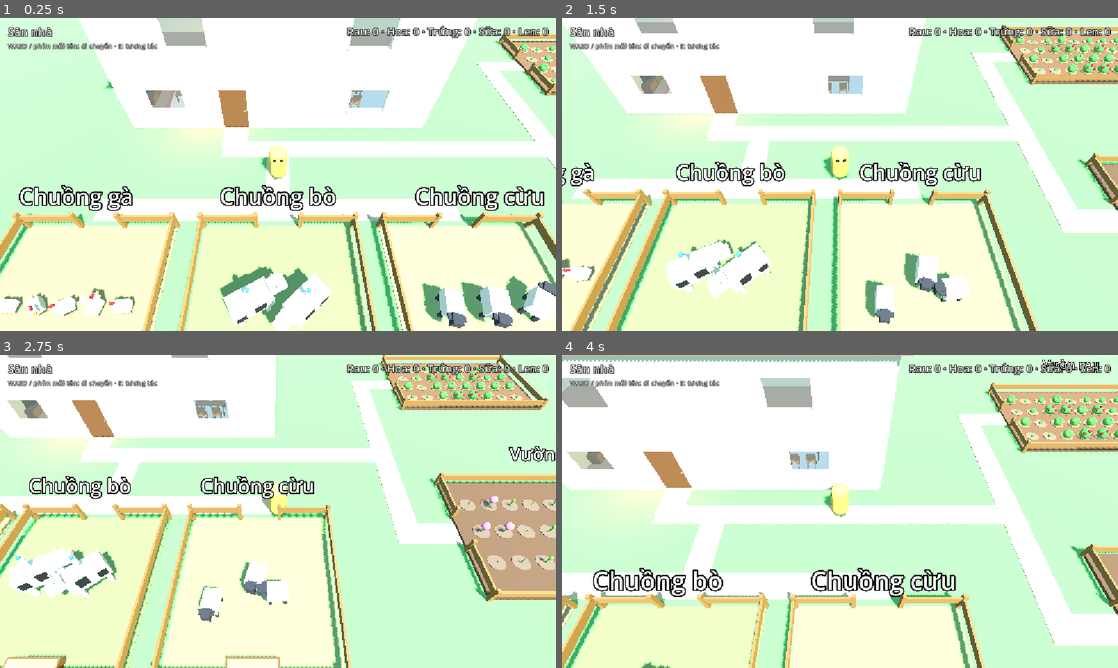
Above: before the commit, frames 1-4 (two rows, left to right).
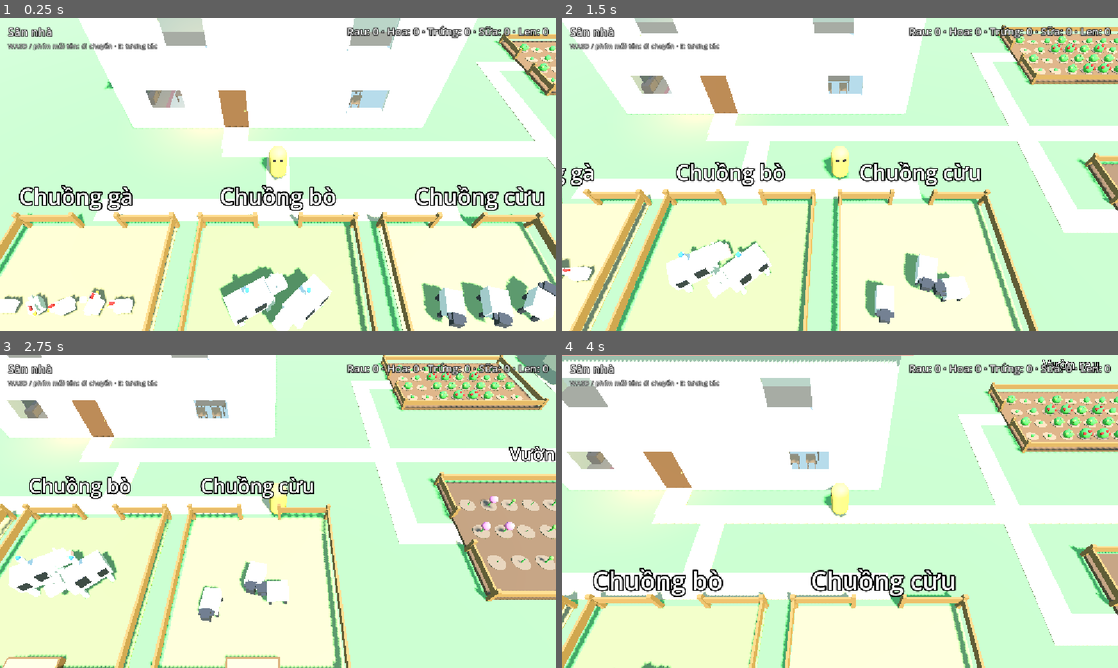
Above: after the commit, the same moments.

Repository: NguyenvantuanT/game-test
Game: Godot game, scene res://scenes/world.tscn
Two runs of this game, one before a commit and one after it. Both use one fixed random seed, a clock stepped at 60 frames per second and the inputs below.
Inputs:
- Up to frame 1 (0.25 s): no input
- Up to frame 2 (1.5 s): hold D (move_right) 0.53-1.28 s; hold E (interact) 0.53-1.28 s; tap 1 at 0.8, 1.35 s; hold S (move_down) from 1.28 s (still down)
- Up to frame 3 (2.75 s): tap 9 at 1.55, 2.1 s; release S (move_down) at 2.03 s; hold D (move_right) from 2.03 s (still down); hold E (interact) from 2.03 s (still down)
- Up to frame 4 (4 s): release D (move_right) at 2.78 s; release E (interact) at 2.78 s; hold W (move_up) 2.78-3.53 s; tap E (interact) at 2.85 s; tap 1 at 3.05, 3.6 s; hold A (move_left) from 3.53 s (still down); tap 9 at 3.8 s

The runs differ from the first frame. In frame 1, less than 0.1% of the frame differs, in the area x 89-91%, y 24-25%; in frame 2, 0.7%; in frame 3, 1.5%, in the area x 11-100%, y 0-100%; in frame 4, 1.0%.

Commit message:
feat: xóm hàng xóm — 2 nhà, người đi lại, hội thoại rẽ nhánh có lựa chọn
- Map rộng thêm về phía đông (40 → 56 m), đường chính nối qua giữa 2 vườn tới xóm
- NeighborHome (NamedArea @tool): sân, nhà kín, biển tên, 1 Neighbor đi lại trong sân trước
- Hội thoại viết sẵn, không AI: Dialogues (kịch bản + problems()), DialogueBox trong HUD;
  chọn bằng phím 1–4 / chuột / mũi tên + E / Enter, Esc thoát; Player và người đứng yên khi nói
- Docs: ARCHITECTURE, README, tech-debt; 2 plan đã đóng kèm kết quả evaluator

Co-Authored-By: Claude Opus 5.5 <noreply@anthropic.com>

Diff:
--- /dev/null
+++ b/scenes/neighbor_home.tscn
@@ -0,0 +1,9 @@
+[gd_scene load_steps=2 format=3]
+
+[ext_resource type="Script" path="res://scripts/neighbor_home.gd" id="1_neighbor_home"]
+
+[node name="NeighborHome" type="Area3D"]
+collision_layer = 0
+collision_mask = 2
+monitorable = false
+script = ExtResource("1_neighbor_home")
--- a/scenes/world.tscn
+++ b/scenes/world.tscn
@@ -1,10 +1,12 @@
-[gd_scene load_steps=16 format=3]
+[gd_scene load_steps=18 format=3]
 
 [ext_resource type="Script" path="res://scripts/world.gd" id="1_world"]
 [ext_resource type="PackedScene" path="res://scenes/house.tscn" id="2_house"]
 [ext_resource type="PackedScene" path="res://scenes/garden.tscn" id="3_garden"]
 [ext_resource type="PackedScene" path="res://scenes/player.tscn" id="4_player"]
 [ext_resource type="PackedScene" path="res://scenes/pen.tscn" id="5_pen"]
+[ext_resource type="PackedScene" path="res://scenes/neighbor_home.tscn" id="6_neighbor_home"]
+[ext_resource type="Script" path="res://scripts/dialogue_box.gd" id="7_dialogue_box"]
 
 [sub_resource type="ProceduralSkyMaterial" id="SkyMat"]
 sky_top_color = Color(0.38, 0.6, 0.88, 1)
@@ -23,7 +25,7 @@
 ssao_enabled = true
 
 [sub_resource type="BoxShape3D" id="BoxShape3D_ground"]
-size = Vector3(40, 1, 25)
+size = Vector3(56, 1, 25)
 
 [sub_resource type="StandardMaterial3D" id="Mat_grass"]
 albedo_color = Color(0.42, 0.68, 0.32, 1)
@@ -31,7 +33,7 @@
 
 [sub_resource type="BoxMesh" id="BoxMesh_ground"]
 material = SubResource("Mat_grass")
-size = Vector3(70, 1, 55)
+size = Vector3(86, 1, 55)
 
 [sub_resource type="StandardMaterial3D" id="Mat_path"]
 albedo_color = Color(0.82, 0.72, 0.5, 1)
@@ -54,7 +56,7 @@
 directional_shadow_max_distance = 60.0
 
 [node name="Ground" type="StaticBody3D" parent="."]
-position = Vector3(20, -0.5, 12.5)
+position = Vector3(28, -0.5, 12.5)
 collision_layer = 1
 collision_mask = 0
 
@@ -92,6 +94,10 @@
 
 [node name="FarmLane" type="MeshInstance3D" parent="Paths"]
 transform = Transform3D(14, 0, 0, 0, 1, 0, 0, 0, 1, 10.5, 0.01, 16.75)
+mesh = SubResource("BoxMesh_path")
+
+[node name="ToNeighbors" type="MeshInstance3D" parent="Paths"]
+transform = Transform3D(30.5, 0, 0, 0, 1, 0, 0, 0, 1, 38.75, 0.01, 13.5)
 mesh = SubResource("BoxMesh_path")
 
 [node name="House" parent="." instance=ExtResource("2_house")]
@@ -130,6 +136,23 @@
 display_name = "Chuồng cừu"
 animal_kind = 2
 floor_color = Color(0.55, 0.62, 0.33, 1)
+
+[node name="Neighbors" type="Node3D" parent="."]
+
+[node name="BaHome" parent="Neighbors" instance=ExtResource("6_neighbor_home")]
+position = Vector3(39.5, 0, 7.5)
+display_name = "Nhà bác Ba"
+size = Vector2(9, 10)
+dialogue_id = "ba"
+
+[node name="LanHome" parent="Neighbors" instance=ExtResource("6_neighbor_home")]
+position = Vector3(49.5, 0, 7.5)
+display_name = "Nhà cô Lan"
+size = Vector2(9, 10)
+wall_color = Color(0.82, 0.88, 0.92, 1)
+roof_color = Color(0.3, 0.42, 0.6, 1)
+shirt_color = Color(0.85, 0.35, 0.45, 1)
+dialogue_id = "lan"
 
 [node name="Player" parent="." instance=ExtResource("4_player")]
 position = Vector3(10.5, 0, 15)
@@ -195,3 +218,18 @@
 theme_override_font_sizes/font_size = 22
 text = "Rau: 0 · Hoa: 0 · Trứng: 0 · Sữa: 0 · Len: 0"
 horizontal_alignment = 2
+
+[node name="DialogueBox" type="PanelContainer" parent="HUD"]
+unique_name_in_owner = true
+anchors_preset = 7
+anchor_left = 0.5
+anchor_top = 1.0
+anchor_right = 0.5
+anchor_bottom = 1.0
+offset_left = -380.0
+offset_top = -40.0
+offset_right = 380.0
+offset_bottom = -24.0
+grow_horizontal = 2
+grow_vertical = 0
+script = ExtResource("7_dialogue_box")
--- /dev/null
+++ b/scripts/dialogue_box.gd
@@ -0,0 +1,135 @@
+class_name DialogueBox
+extends PanelContainer
+## Hộp hội thoại dưới màn hình: tên người nói, câu nói, các lựa chọn đánh số. Chọn bằng phím số,
+## chuột, hoặc mũi tên + E / Enter; Esc thôi nói chuyện bất cứ lúc nào. `open()` bắt đầu ở
+## `Dialogues.START`; lựa chọn trỏ tới `Dialogues.END` thì đóng, trả người hàng xóm về đi lại
+## và báo `closed`.
+
+signal closed
+
+const SPEAKER_COLOR: Color = Color(1.0, 0.85, 0.4)
+const PANEL_COLOR: Color = Color(0.08, 0.08, 0.1, 0.85)
+const HINT_TEXT: String = "1–4 / E: chọn  ·  Esc: thôi nói chuyện"
+const HINT_COLOR: Color = Color(1.0, 1.0, 1.0, 0.6)
+
+## Nút kịch bản đang hiện ("" = đang đóng).
+var current: String = ""
+
+var _neighbor: Neighbor = null
+var _nodes: Dictionary = {}
+var _speaker: Label = null
+var _text: Label = null
+var _options: VBoxContainer = null
+
+
+func _ready() -> void:
+	visible = false
+	var panel := StyleBoxFlat.new()
+	panel.bg_color = PANEL_COLOR
+	panel.set_corner_radius_all(8)
+	panel.set_content_margin_all(16)
+	add_theme_stylebox_override("panel", panel)
+	var box := VBoxContainer.new()
+	box.add_theme_constant_override("separation", 8)
+	add_child(box)
+	_speaker = Label.new()
+	_speaker.add_theme_color_override("font_color", SPEAKER_COLOR)
+	_speaker.add_theme_font_size_override("font_size", 20)
+	box.add_child(_speaker)
+	_text = Label.new()
+	_text.autowrap_mode = TextServer.AUTOWRAP_WORD_SMART
+	_text.add_theme_font_size_override("font_size", 22)
+	box.add_child(_text)
+	_options = VBoxContainer.new()
+	box.add_child(_options)
+	var hint := Label.new()
+	hint.text = HINT_TEXT
+	hint.horizontal_alignment = HORIZONTAL_ALIGNMENT_RIGHT
+	hint.add_theme_color_override("font_color", HINT_COLOR)
+	hint.add_theme_font_size_override("font_size", 14)
+	box.add_child(hint)
+
+
+## Mở kịch bản của `neighbor`; false nếu đang mở sẵn hoặc không có kịch bản.
+func open(neighbor: Neighbor) -> bool:
+	if visible:
+		return false
+	if not Dialogues.ALL.has(neighbor.dialogue_id):
+		push_error("Không có kịch bản '%s'" % neighbor.dialogue_id)
+		return false
+	var script_data: Dictionary = Dialogues.ALL[neighbor.dialogue_id]
+	_neighbor = neighbor
+	_neighbor.talking = true
+	_nodes = script_data["nodes"]
+	_speaker.text = script_data["speaker"]
+	visible = true
+	_show(Dialogues.START)
+	return true
+
+
+## Chọn lựa chọn thứ `index` (0 = đầu tiên) của nút đang hiện.
+func choose(index: int) -> void:
+	if current.is_empty():
+		return
+	var options: Array = _nodes[current]["options"]
+	if index < 0 or index >= options.size():
+		return
+	var next: String = options[index][1]
+	if next == Dialogues.END:
+		_close()
+	else:
+		_show(next)
+
+
+func _unhandled_input(event: InputEvent) -> void:
+	if not visible:
+		return
+	var key := event as InputEventKey
+	var digit := -1 if key == null or not key.pressed or key.echo else _digit(key)
+	if digit >= 0 and digit < Dialogues.MAX_OPTIONS:
+		choose(digit)
+		get_viewport().set_input_as_handled()
+	elif event.is_action_pressed(&"ui_cancel"):
+		_close()
+		get_viewport().set_input_as_handled()
+	elif event.is_action_pressed(&"interact"):
+		# E = bấm nút đang chọn (Enter / Space đã có sẵn qua ui_accept).
+		var focused := get_viewport().gui_get_focus_owner() as Button
+		if focused != null and focused.get_parent() == _options:
+			focused.pressed.emit()
+		get_viewport().set_input_as_handled()
+
+
+func _show(id: String) -> void:
+	current = id
+	var node: Dictionary = _nodes[id]
+	_text.text = node["text"]
+	for child: Node in _options.get_children():
+		_options.remove_child(child)
+		child.queue_free()
+	var options: Array = node["options"]
+	for i in options.size():
+		var button := Button.new()
+		button.text = "%d. %s" % [i + 1, options[i][0]]
+		button.alignment = HORIZONTAL_ALIGNMENT_LEFT
+		button.add_theme_font_size_override("font_size", 20)
+		button.pressed.connect(choose.bind(i))
+		_options.add_child(button)
+	(_options.get_child(0) as Button).grab_focus()
+
+
+func _close() -> void:
+	current = ""
+	visible = false
+	_neighbor.talking = false
+	_neighbor = null
+	closed.emit()
+
+
+## Phím số hàng trên (theo vị trí, đúng cả bàn phím AZERTY) hoặc numpad → 0..8; -1 nếu không.
+static func _digit(key: InputEventKey) -> int:
+	if key.physical_keycode >= KEY_1 and key.physical_keycode <= KEY_9:
+		return key.physical_keycode - KEY_1
+	if key.keycode >= KEY_KP_1 and key.keycode <= KEY_KP_9:
+		return key.keycode - KEY_KP_1
+	return -1
--- /dev/null
+++ b/scripts/dialogues.gd
@@ -0,0 +1,172 @@
+class_name Dialogues
+extends RefCounted
+## Kịch bản hội thoại của hàng xóm — viết sẵn, không dùng AI. Mỗi kịch bản có tên người nói và
+## các nút; nút = câu người đó nói + 1..MAX_OPTIONS lựa chọn [câu của Player, nút tiếp theo].
+## Bắt đầu ở nút START; lựa chọn trỏ tới END thì kết thúc. Thêm hàng xóm: thêm 1 mục vào ALL
+## rồi đặt `dialogue_id` của NeighborHome. Sai tên nút → `problems()` báo (World kiểm lúc debug).
+
+const START: String = "start"
+const END: String = ""
+const MAX_OPTIONS: int = 4  ## Phím số 1..4.
+
+const ALL: Dictionary = {
+	"ba":
+	{
+		"speaker": "Bác Ba",
+		"nodes":
+		{
+			"start":
+			{
+				"text": "Chào cháu! Hôm nay sang chơi à?",
+				"options":
+				[
+					["Dạ, cháu sang hỏi thăm bác.", "greet"],
+					["Bác ơi, làm sao cho rau lớn nhanh?", "garden"],
+					["Gà nhà bác dạo này thế nào ạ?", "chickens"],
+					["Cháu chào bác, cháu về ạ.", END],
+				],
+			},
+			"greet":
+			{
+				"text": "Bác vẫn khoẻ, cảm ơn cháu. Cháu ở một mình có buồn không?",
+				"options":
+				[
+					["Không ạ, cháu bận làm vườn cả ngày.", "busy"],
+					["Cũng hơi buồn bác ạ.", "lonely"],
+				],
+			},
+			"busy":
+			{
+				"text": "Chăm chỉ thế là tốt. Có gì cần cứ sang hỏi bác nhé.",
+				"options": [["Dạ, cháu hỏi chuyện khác ạ.", "start"], ["Vâng, cháu về ạ.", END]],
+			},
+			"lonely":
+			{
+				"text": "Thế chiều nào rảnh thì sang đây uống trà với bác.",
+				"options":
+				[
+					["Dạ, nhất định rồi ạ!", "start"],
+					["Cháu cảm ơn bác, cháu về ạ.", END],
+				],
+			},
+			"garden":
+			{
+				"text": "Cây chỉ lớn khi đất ẩm. Tưới xong bón phân thì lớn nhanh gấp đôi.",
+				"options":
+				[
+					["Bao lâu thì phải tưới lại ạ?", "water"],
+					["Cháu hiểu rồi, cảm ơn bác.", "start"],
+				],
+			},
+			"water":
+			{
+				"text": "Mỗi lần tưới giữ ẩm chừng nửa phút. Thấy đất nhạt màu là tưới tiếp.",
+				"options": [["Dạ, cháu nhớ rồi.", "start"], ["Cháu về tưới cây đây ạ.", END]],
+			},
+			"chickens":
+			{
+				"text": "Gà bác dạo này lười đẻ quá. Nhà cháu có cho gà ăn đều không?",
+				"options":
+				[
+					["Ngày nào cháu cũng cho ăn ạ.", "eggs"],
+					["Thỉnh thoảng cháu quên bác ạ.", "forget"],
+				],
+			},
+			"eggs":
+			{
+				"text": "Giỏi! Cho ăn xong chừng nửa phút là có trứng nhặt rồi.",
+				"options": [["Dạ.", "start"], ["Cháu về nhặt trứng đây ạ.", END]],
+			},
+			"forget":
+			{
+				"text": "Đói thì chúng nó không đẻ đâu. Nhớ ghé chuồng thường xuyên nhé.",
+				"options":
+				[
+					["Vâng ạ, cháu sẽ nhớ.", "start"],
+					["Cháu về cho gà ăn ngay đây ạ.", END],
+				],
+			},
+		},
+	},
+	"lan":
+	{
+		"speaker": "Cô Lan",
+		"nodes":
+		{
+			"start":
+			{
+				"text": "Ơ, cháu sang chơi à? Vào sân ngồi đã.",
+				"options":
+				[
+					["Cô đang nấu gì mà thơm thế ạ?", "cook"],
+					["Hoa nhà cháu nở rồi đấy cô.", "flowers"],
+					["Cháu chỉ ghé qua chào cô thôi ạ.", END],
+				],
+			},
+			"cook":
+			{
+				"text": "Cô nấu nồi chè đậu đen. Cháu ăn một bát không?",
+				"options":
+				[
+					["Dạ, cháu xin một bát ạ!", "che_yes"],
+					["Thôi cô ạ, cháu vừa ăn no.", "che_no"],
+				],
+			},
+			"che_yes":
+			{
+				"text": "Đây, ăn đi cho mát. Lần sau cô nấu chè hạt sen.",
+				"options":
+				[
+					["Ngon quá, cháu cảm ơn cô!", "start"],
+					["Cháu ăn xong rồi, cháu về ạ.", END],
+				],
+			},
+			"che_no":
+			{
+				"text": "Ừ, lúc nào đói thì sang nhé, cô để phần.",
+				"options": [["Vâng ạ.", "start"], ["Cháu chào cô, cháu về ạ.", END]],
+			},
+			"flowers":
+			{
+				"text": "Thật à? Cô thích hoa lắm. Cho cô xin một cành được không?",
+				"options":
+				[
+					["Được ạ, lát cháu mang sang.", "gift"],
+					["Để hoa nở thêm rồi cháu hái cô nhé.", "later"],
+				],
+			},
+			"gift":
+			{
+				"text": "Cháu ngoan quá! Cô cảm ơn nhé.",
+				"options": [["Có gì đâu cô.", "start"], ["Cháu về hái hoa cho cô đây.", END]],
+			},
+			"later":
+			{
+				"text": "Ừ, không vội đâu cháu.",
+				"options": [["Dạ.", "start"], ["Cháu chào cô, cháu về ạ.", END]],
+			},
+		},
+	},
+}
+
+
+## Lỗi trong kịch bản (thiếu nút START, nút không có câu / lựa chọn, lựa chọn trỏ tới nút
+## không có). Rỗng = ổn.
+static func problems() -> PackedStringArray:
+	var found := PackedStringArray()
+	for id: String in ALL:
+		var nodes: Dictionary = ALL[id].get("nodes", {})
+		if not nodes.has(START):
+			found.append("%s: thiếu nút '%s'" % [id, START])
+		for key: String in nodes:
+			var node: Dictionary = nodes[key]
+			var options: Array = node.get("options", [])
+			if str(node.get("text", "")).is_empty():
+				found.append("%s/%s: thiếu câu nói" % [id, key])
+			if options.is_empty() or options.size() > MAX_OPTIONS:
+				found.append("%s/%s: cần 1..%d lựa chọn" % [id, key, MAX_OPTIONS])
+			for option: Array in options:
+				var next: String = option[1]
+				if next != END and not nodes.has(next):
+					found.append("%s/%s: lựa chọn trỏ tới nút không có '%s'" % [id, key, next])
+	return found
--- a/scripts/mesh_kit.gd
+++ b/scripts/mesh_kit.gd
@@ -41,6 +41,13 @@
 	return _add(parent, mesh, center, color)
 
 
+## Lăng trụ tam giác (mái nhà): tam giác trên mặt XY, đỉnh ở giữa cạnh trên, kéo dài theo Z.
+static func prism(parent: Node, size: Vector3, center: Vector3, color: Color) -> MeshInstance3D:
+	var mesh := PrismMesh.new()
+	mesh.size = size
+	return _add(parent, mesh, center, color)
+
+
 static func sphere(parent: Node, radius: float, center: Vector3, color: Color) -> MeshInstance3D:
 	var mesh := SphereMesh.new()
 	mesh.radius = radius
--- /dev/null
+++ b/scripts/neighbor.gd
@@ -0,0 +1,116 @@
+@tool
+class_name Neighbor
+extends CharacterBody3D
+## Người hàng xóm: đi lại trong `bounds` (sân trước) rồi nghỉ. Bấm E → báo `talk_requested`;
+## World mở hộp thoại theo kịch bản `dialogue_id` (xem `Dialogues`) và bật `talking` để người
+## đứng lại cho tới khi đóng. Gốc = chân trên mặt đất, mặt trước hướng +Z. NeighborHome tạo
+## qua `setup()`.
+
+signal talk_requested(neighbor: Neighbor)
+
+const TALK_PROMPT: String = "Nói chuyện"
+const SPEED: float = 1.0
+## Hộp va chạm (rộng X, cao Y, dài Z).
+const BODY_SIZE: Vector3 = Vector3(0.5, 1.7, 0.4)
+const LAYER: int = 1  ## world: Player bị người chặn, như con vật.
+const MASK: int = 1 | 2  ## nhà, biên, Player.
+const ARRIVE_DISTANCE: float = 0.15
+const STUCK_SLACK: float = 1.5  ## Giây dư so với thời gian đi tới đích, quá thì coi là kẹt.
+const REST_TIME: Vector2 = Vector2(2.0, 5.0)
+const TURN_SPEED: float = 8.0
+const SKIN: Color = Color(0.94, 0.78, 0.62)
+const HAIR: Color = Color(0.15, 0.12, 0.1)
+const PANTS: Color = Color(0.25, 0.27, 0.35)
+
+## Khoá trong `Dialogues.ALL`.
+var dialogue_id: String = ""
+## Vùng được đi (toạ độ local của node cha, x → X, y → Z).
+var bounds: Rect2 = Rect2()
+## Đang nói chuyện với Player: đứng yên.
+var talking: bool = false
+
+var _rng: RandomNumberGenerator = RandomNumberGenerator.new()
+var _target: Vector3 = Vector3.ZERO
+var _rest_left: float = 0.0
+var _walk_time: float = 0.0
+var _walk_limit: float = 0.0
+
+
+func _ready() -> void:
+	# Chỉ chạy sau `setup()` (đã có hình) và không chạy trong editor.
+	set_physics_process(false)
+
+
+## Dựng hình + vị trí nghỉ ban đầu ngẫu nhiên (theo `seed_value`, lặp lại được).
+func setup(script_id: String, walk_bounds: Rect2, shirt_color: Color, seed_value: int) -> void:
+	dialogue_id = script_id
+	bounds = walk_bounds
+	_rng.seed = seed_value
+	collision_layer = LAYER
+	collision_mask = MASK
+	motion_mode = CharacterBody3D.MOTION_MODE_FLOATING
+	MeshKit.collider(self, BODY_SIZE, Vector3(0.0, BODY_SIZE.y / 2.0 + 0.05, 0.0))
+	_build_model(shirt_color)
+	rotation.y = _rng.randf() * TAU
+	_rest_left = _rng.randf_range(0.0, REST_TIME.y)
+	_pick_target()
+	if not Engine.is_editor_hint():
+		var reach := BODY_SIZE + Vector3(0.8, 0.2, 0.8)
+		var interactable := Interactable.create(
+			self, reach, Vector3(0.0, reach.y / 2.0, 0.0), TALK_PROMPT
+		)
+		interactable.interacted.connect(func() -> void: talk_requested.emit(self))
+		set_physics_process(true)
+
+
+func _physics_process(delta: float) -> void:
+	velocity = Vector3.ZERO
+	if talking:
+		return
+	if _rest_left > 0.0:
+		_rest_left -= delta
+		return
+	var to_target := _target - position
+	to_target.y = 0.0
+	if to_target.length() < ARRIVE_DISTANCE or _walk_time > _walk_limit:
+		_rest_left = _rng.randf_range(REST_TIME.x, REST_TIME.y)
+		_pick_target()
+		return
+	_walk_time += delta
+	var direction := to_target.normalized()
+	# `direction` ở toạ độ của nhà; velocity cần hướng global (nhà có thể bị xoay).
+	var home_basis := (get_parent() as Node3D).global_basis
+	velocity = home_basis * direction * SPEED
+	move_and_slide()
+	# Kẹp trong sân: bị Player đẩy cũng không ra khỏi sân.
+	position = Vector3(
+		clampf(position.x, bounds.position.x, bounds.end.x),
+		0.0,
+		clampf(position.z, bounds.position.y, bounds.end.y)
+	)
+	rotation.y = lerp_angle(rotation.y, atan2(direction.x, direction.z), TURN_SPEED * delta)
+
+
+func _pick_target() -> void:
+	_walk_time = 0.0
+	_target = Vector3(
+		_rng.randf_range(bounds.position.x, bounds.end.x),
+		0.0,
+		_rng.randf_range(bounds.position.y, bounds.end.y)
+	)
+	_walk_limit = position.distance_to(_target) / SPEED + STUCK_SLACK
+
+
+func _build_model(shirt_color: Color) -> void:
+	var model := Node3D.new()
+	model.name = "Model"
+	add_child(model)
+	for side: float in [-1.0, 1.0]:
+		MeshKit.box(model, Vector3(0.16, 0.8, 0.2), Vector3(side * 0.11, 0.4, 0.0), PANTS)
+		MeshKit.box(model, Vector3(0.1, 0.6, 0.14), Vector3(side * 0.29, 1.12, 0.0), shirt_color)
+		MeshKit.box(model, Vector3(0.09, 0.1, 0.1), Vector3(side * 0.29, 0.77, 0.0), SKIN)  # tay
+		MeshKit.box(model, Vector3(0.05, 0.05, 0.02), Vector3(side * 0.07, 1.58, 0.15), HAIR)  # mắt
+	MeshKit.box(model, Vector3(0.46, 0.62, 0.26), Vector3(0.0, 1.11, 0.0), shirt_color)
+	MeshKit.box(model, Vector3(0.28, 0.3, 0.28), Vector3(0.0, 1.57, 0.0), SKIN)
+	MeshKit.box(model, Vector3(0.3, 0.1, 0.3), Vector3(0.0, 1.74, -0.01), HAIR)
+	MeshKit.box(model, Vector3(0.3, 0.2, 0.06), Vector3(0.0, 1.62, -0.14), HAIR)
--- /dev/null
+++ b/scripts/neighbor_home.gd
@@ -0,0 +1,150 @@
+@tool
+class_name NeighborHome
+extends NamedArea
+## Nhà hàng xóm: khoảnh sân `size`, căn nhà kín (không vào được) ở nửa sau sân, biển tên trên
+## mái và một `Neighbor` đi lại trong sân trước (bấm E → `talk_requested`, World mở hội thoại).
+## Gốc = tâm sân trên mặt đất, mặt trước (cửa) hướng +Z — xoay node để quay ra đường.
+## Hình sinh trong code theo export.
+
+signal talk_requested(neighbor: Neighbor)
+
+const TRIGGER_HEIGHT: float = 3.0
+const YARD_HEIGHT: float = 0.02
+const HOUSE_SIZE: Vector3 = Vector3(6.0, 2.8, 4.5)
+const ROOF_HEIGHT: float = 1.4
+const ROOF_OVERHANG: float = 0.3
+const BACK_MARGIN: float = 1.0  ## Sân sau nhà.
+const WALK_MARGIN: float = 0.6  ## Khoảng người đi cách nhà và mép sân.
+const MIN_SIZE: Vector2 = Vector2(7.0, 9.0)
+const DOOR_SIZE: Vector2 = Vector2(1.0, 2.0)
+const WINDOW_SIZE: Vector2 = Vector2(1.0, 0.9)
+const DOOR_COLOR: Color = Color(0.45, 0.28, 0.15)
+const GLASS_COLOR: Color = Color(0.6, 0.82, 0.95)
+
+@export var size: Vector2 = Vector2(10.0, 10.0):
+	set(value):
+		size = value.max(MIN_SIZE)
+		_rebuild()
+@export var yard_color: Color = Color(0.62, 0.58, 0.4):
+	set(value):
+		yard_color = value
+		_rebuild()
+@export var wall_color: Color = Color(0.9, 0.84, 0.66):
+	set(value):
+		wall_color = value
+		_rebuild()
+@export var roof_color: Color = Color(0.7, 0.3, 0.2):
+	set(value):
+		roof_color = value
+		_rebuild()
+@export var shirt_color: Color = Color(0.3, 0.5, 0.8):
+	set(value):
+		shirt_color = value
+		_rebuild()
+## Khoá kịch bản hội thoại trong `Dialogues.ALL`.
+@export var dialogue_id: String = ""
+
+var _generated: Node3D = null
+## Shape của Area3D phải là con trực tiếp, nên tách khỏi `_generated`.
+var _trigger: CollisionShape3D = null
+var _neighbor: Neighbor = null
+
+
+func _ready() -> void:
+	super()
+	_rebuild()
+
+
+func _on_display_name_changed() -> void:
+	_rebuild()
+
+
+## Người hàng xóm của nhà (smoke test dùng).
+func neighbor() -> Neighbor:
+	return _neighbor
+
+
+## Xoá và dựng lại toàn bộ phần sinh tự động (không lưu vào .tscn vì không có owner).
+func _rebuild() -> void:
+	if not is_node_ready():
+		return
+	if _generated != null:
+		_generated.free()
+	if _trigger != null:
+		_trigger.free()
+	_generated = Node3D.new()
+	_generated.name = "Generated"
+	add_child(_generated)
+	_trigger = MeshKit.collider(
+		self, Vector3(size.x, TRIGGER_HEIGHT, size.y), Vector3(0.0, TRIGGER_HEIGHT / 2.0, 0.0)
+	)
+	MeshKit.box(
+		_generated,
+		Vector3(size.x, YARD_HEIGHT, size.y),
+		Vector3(0.0, YARD_HEIGHT / 2.0, 0.0),
+		yard_color
+	)
+	var front_z := _build_house()
+	_build_neighbor(front_z)
+
+
+## Dựng nhà sát mép sau sân; trả về z của mặt trước nhà.
+func _build_house() -> float:
+	var back_z := -size.y / 2.0 + BACK_MARGIN
+	var front_z := back_z + HOUSE_SIZE.z
+	var center := Vector3(0.0, HOUSE_SIZE.y / 2.0, back_z + HOUSE_SIZE.z / 2.0)
+	var body := StaticBody3D.new()
+	body.name = "House"
+	body.collision_layer = Fence.WORLD_LAYER
+	body.collision_mask = 0
+	_generated.add_child(body)
+	MeshKit.box(body, HOUSE_SIZE, center, wall_color)
+	MeshKit.collider(body, HOUSE_SIZE, center)
+	# Lăng trụ quay 90° để nóc chạy dọc mặt trước (song song X).
+	var roof := MeshKit.prism(
+		body,
+		Vector3(
+			HOUSE_SIZE.z + ROOF_OVERHANG * 2.0, ROOF_HEIGHT, HOUSE_SIZE.x + ROOF_OVERHANG * 2.0
+		),
+		Vector3(center.x, HOUSE_SIZE.y + ROOF_HEIGHT / 2.0, center.z),
+		roof_color
+	)
+	roof.rotation.y = PI / 2.0
+	# Cửa và cửa sổ chỉ là hình dán trên mặt trước.
+	var face_z := front_z + 0.02
+	MeshKit.box(
+		body,
+		Vector3(DOOR_SIZE.x, DOOR_SIZE.y, 0.04),
+		Vector3(0.0, DOOR_SIZE.y / 2.0, face_z),
+		DOOR_COLOR
+	)
+	for side: float in [-1.0, 1.0]:
+		MeshKit.box(
+			body,
+			Vector3(WINDOW_SIZE.x, WINDOW_SIZE.y, 0.04),
+			Vector3(side * HOUSE_SIZE.x / 3.5, 1.5, face_z),
+			GLASS_COLOR
+		)
+	var sign_label := Label3D.new()
+	sign_label.text = display_name
+	sign_label.billboard = BaseMaterial3D.BILLBOARD_ENABLED
+	sign_label.font_size = 72
+	sign_label.outline_size = 16
+	sign_label.pixel_size = 0.01
+	sign_label.position = Vector3(0.0, HOUSE_SIZE.y + ROOF_HEIGHT + 0.6, center.z)
+	_generated.add_child(sign_label)
+	return front_z
+
+
+func _build_neighbor(front_z: float) -> void:
+	var reach := maxf(Neighbor.BODY_SIZE.x, Neighbor.BODY_SIZE.z) / 2.0 + WALK_MARGIN
+	var half := size / 2.0
+	var bounds := Rect2(
+		-half.x + reach, front_z + reach, size.x - reach * 2.0, half.y - front_z - reach * 2.0
+	)
+	_neighbor = Neighbor.new()
+	_neighbor.name = "Neighbor"
+	_neighbor.position = Vector3(bounds.get_center().x, 0.0, bounds.get_center().y)
+	_generated.add_child(_neighbor)
+	_neighbor.setup(dialogue_id, bounds, shirt_color, hash(display_name))
+	_neighbor.talk_requested.connect(talk_requested.emit)
--- a/scripts/world.gd
+++ b/scripts/world.gd
@@ -1,10 +1,12 @@
 extends Node3D
-## Scene chính 3D: bãi cỏ, ngôi nhà (vào được), 2 khu vườn, 3 chuồng nuôi, nhân vật và HUD.
+## Scene chính 3D: bãi cỏ, ngôi nhà (vào được), 2 khu vườn, 3 chuồng nuôi, 2 nhà hàng xóm,
+## nhân vật và HUD.
 ## Map nằm trên mặt XZ từ (0, 0) tới MAP_SIZE (mét).
 ## HUD: tên khu vực = NamedArea (phòng, vườn) vào gần nhất; gợi ý `[E] ...` từ Player;
-## góc phải đếm vật phẩm thu được (NamedArea.collected từ vườn, chuồng).
+## góc phải đếm vật phẩm thu được (NamedArea.collected từ vườn, chuồng); hộp hội thoại khi nói
+## chuyện với hàng xóm (Player đứng yên tới khi đóng).
 
-const MAP_SIZE: Vector2 = Vector2(40.0, 25.0)
+const MAP_SIZE: Vector2 = Vector2(56.0, 25.0)
 const OUTSIDE_TEXT: String = "Sân nhà"
 
 ## Các vùng Player đang đứng trong, theo thứ tự vào (vùng chồng nhau ở ngưỡng cửa).
@@ -17,6 +19,7 @@
 @onready var _area_label: Label = %AreaLabel
 @onready var _prompt_label: Label = %Prompt
 @onready var _count_label: Label = %CountLabel
+@onready var _dialogue: DialogueBox = %DialogueBox
 
 
 func _ready() -> void:
@@ -26,6 +29,12 @@
 		area.player_entered.connect(_on_area_entered)
 		area.player_exited.connect(_on_area_exited)
 		area.collected.connect(_on_collected)
+		if area is NeighborHome:
+			(area as NeighborHome).talk_requested.connect(_on_talk_requested)
+	_dialogue.closed.connect(_set_player_active.bind(true))
+	if OS.is_debug_build():
+		for problem: String in Dialogues.problems():
+			push_error("Kịch bản hội thoại: " + problem)
 	_house.player_inside_changed.connect(_player.set_camera_close)
 	_player.focus_changed.connect(_on_focus_changed)
 	_refresh_area_label()
@@ -93,3 +102,15 @@
 func _on_focus_changed(prompt: String) -> void:
 	_prompt_label.visible = not prompt.is_empty()
 	_prompt_label.text = "[E] " + prompt
+
+
+func _on_talk_requested(neighbor: Neighbor) -> void:
+	if _dialogue.open(neighbor):
+		_set_player_active(false)
+
+
+## Khoá / mở Player khi hội thoại mở / đóng; gợi ý `[E]` ẩn trong lúc nói chuyện.
+func _set_player_active(active: bool) -> void:
+	_player.set_physics_process(active)
+	_player.set_process_unhandled_input(active)
+	_prompt_label.visible = active and _prompt_label.text != "[E] "
Not shown, added: scripts/dialogue_box.gd.uid
Not shown, added: scripts/dialogues.gd.uid
Not shown, added: scripts/neighbor.gd.uid
Not shown, added: scripts/neighbor_home.gd.uid
Not shown, changed: ARCHITECTURE.md
Not shown, added: docs/exec-plans/completed/2026-11-06-neighbor-dialogue.md
Not shown, added: docs/exec-plans/completed/2026-11-06-neighbors.md
Not shown, changed: docs/tech-debt-tracker.md
